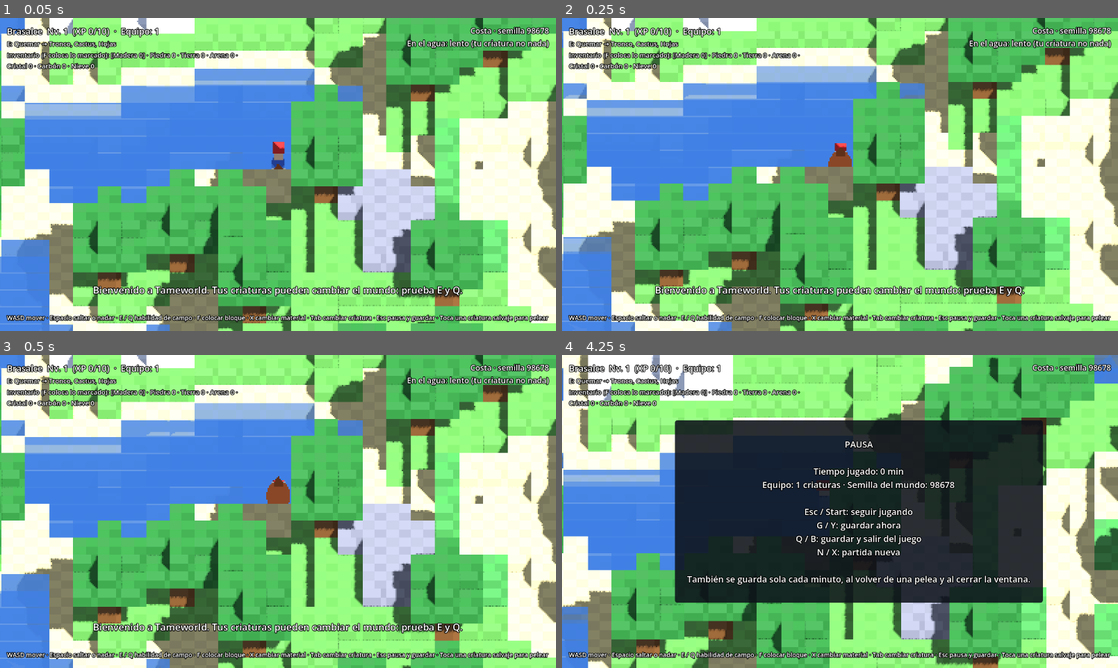
Above: before the commit, frames 1-4 (two rows, left to right).
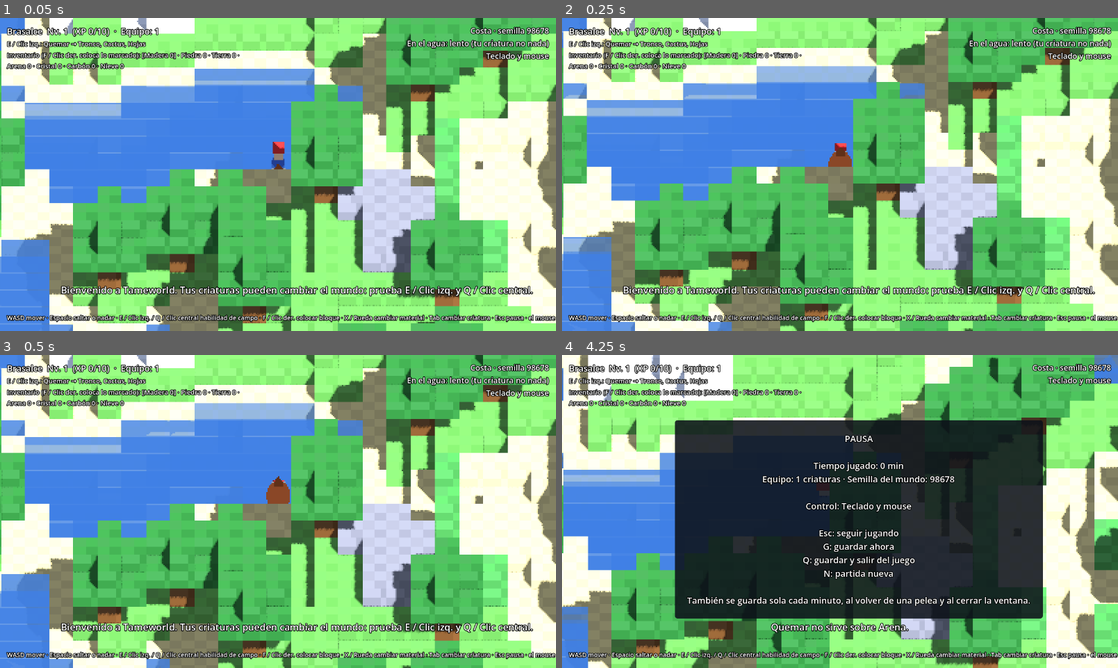
Above: after the commit, the same moments.

Repository: Ix94/TameWorld
Game: Godot game, scene res://scenes/world.tscn
Two runs of this game, one before a commit and one after it. Both use one fixed random seed, a clock stepped at 60 frames per second and the inputs below.
Inputs (mouse positions are in pixels of both pictures, inside the frame that each line leads up to):
- Up to frame 1 (0.05 s): no input
- Up to frame 2 (0.25 s): no input
- Up to frame 3 (0.5 s): no input
- Up to frame 4 (4.25 s): tap Enter at 0.5 s; move the mouse to (962, 495) at 0.52 s; hold D (move_right) 0.53-1.28 s; tap U (ability_1) at 0.6 s; click (962, 495) at 0.67 s; tap I (ability_2) at 0.8, 1.35 s; move the mouse to (728, 527) at 1.27 s; hold S (move_down) 1.28-2.03 s; click (728, 527) at 1.42 s; tap K (attack_heavy) at 1.55, 2.1 s; tap R (restart) at 2 s; move the mouse to (895, 442) at 2.02 s; hold D (move_right) 2.03-2.78 s; click (895, 442) at 2.17 s; tap J (attack_light) at 2.3, 2.85 s; move the mouse to (812, 574) at 2.77 s; hold W (move_up) 2.78-3.53 s; click (812, 574) at 2.92 s; tap C (capture) at 3.05, 3.6 s; move the mouse to (1006, 558) at 3.52 s; hold A (move_left) from 3.53 s (still down); click (1006, 558) at 3.67 s; tap Space (dodge) at 3.8 s; tap Escape (flee) at 4.15 s

The runs differ from the first frame. In frame 1, 4.2% of the frame differs, in the area x 1-100%, y 7-98%; in frame 2, 4.2%; in frame 3, 4.2%; in frame 4, 11%, in the area x 1-100%, y 6-98%.

Commit message:
Teclado y mouse como control principal y soporte de mandos
- Detecta el control en uso: teclado y mouse, Xbox, PlayStation,
  Nintendo Switch o genérico, y muestra los nombres correctos de sus botones
- Combate: los ataques apuntan hacia el cursor; clic izquierdo y derecho
  para golpes, Shift para esquivar, 1 y 2 para habilidades
- Mundo: el cursor elige el bloque, clic izquierdo y central para las
  habilidades de campo, clic derecho para colocar y rueda para el material
- La cruceta mueve en todos los mandos
- Textos de ayuda, pausa y mensajes con las teclas del control actual
- Pruebas de reconocimiento de mandos y nombres de botones

Co-Authored-By: Claude Opus 5.5 <noreply@anthropic.com>
Claude-Session: https://claude.ai/code/session_01FzmRypiesS7TP9caSz4KZA

Diff:
--- a/project.godot
+++ b/project.godot
@@ -13,6 +13,7 @@
 [autoload]
 
 InputSetup="*res://scripts/core/input_setup.gd"
+InputDevice="*res://scripts/core/input_device.gd"
 GameState="*res://scripts/core/game_state.gd"
 
 [display]
--- a/scripts/combat/combat_arena.gd
+++ b/scripts/combat/combat_arena.gd
@@ -8,8 +8,6 @@
 const CAMERA_PITCH_DEG := 40.0
 const CAMERA_DISTANCE := 30.0
 const CAMERA_SIZE := 15.0
-const HELP_TEXT := "WASD mover · Espacio esquivar · J golpe · K golpe fuerte · U / I habilidades · C capturar · Tab cambiar criatura · R nueva pelea"
-const WORLD_HELP_TEXT := "WASD mover · Espacio esquivar · J golpe · K golpe fuerte · U / I habilidades · C capturar · Esc huir al mundo"
 ## Segundos antes de volver al mundo cuando la pelea termina.
 const RETURN_DELAY := 2.5
 
@@ -88,6 +86,8 @@
 
 	_player_ctrl = PlayerController.new()
 	_player_ctrl.me = _player
+	_player_ctrl.camera = _camera
+	_player_ctrl.pixel_shrink = PIXEL_SHRINK
 	add_child(_player_ctrl)
 	_enemy_ai = AIController.new()
 	_enemy_ai.me = _enemy
@@ -326,9 +326,8 @@
 	_hud["status"] = status
 
 	var help := _make_label(14)
-	help.text = WORLD_HELP_TEXT if GameState.from_world else HELP_TEXT
 	root.add_child(help)
-	help.size = Vector2(1000.0, 24.0)
+	help.size = Vector2(1240.0, 24.0)
 	help.set_anchors_and_offsets_preset(Control.PRESET_BOTTOM_LEFT, Control.PRESET_MODE_KEEP_SIZE, 16)
 	_hud["help"] = help
 
@@ -377,7 +376,28 @@
 	return bar
 
 
+## Ayuda con los nombres de teclas o botones del control que se está usando.
+func _help_text() -> String:
+	var parts: PackedStringArray = [
+		"%s mover" % InputDevice.move_prompt(),
+		"%s esquivar" % InputDevice.prompt("dodge"),
+		"%s golpe" % InputDevice.prompt("attack_light"),
+		"%s golpe fuerte" % InputDevice.prompt("attack_heavy"),
+		"%s / %s habilidades" % [InputDevice.prompt("ability_1"), InputDevice.prompt("ability_2")],
+		"%s capturar" % InputDevice.prompt("capture"),
+	]
+	if GameState.from_world:
+		parts.append("%s huir al mundo" % InputDevice.prompt("flee"))
+	else:
+		parts.append("%s cambiar criatura" % InputDevice.prompt("next_creature"))
+		parts.append("%s nueva pelea" % InputDevice.prompt("restart"))
+	if InputDevice.using_mouse():
+		parts.append("el mouse apunta los ataques")
+	return " · ".join(parts)
+
+
 func _update_hud(delta: float) -> void:
+	(_hud["help"] as Label).text = _help_text()
 	_fill_panel(_hud["player"], _player, true)
 	_fill_panel(_hud["enemy"], _enemy, false)
 	(_hud["status"] as Label).text = "Cristales: %d · Equipo: %d criaturas" % [GameState.capture_orbs, GameState.roster.size()]
@@ -405,11 +425,11 @@
 		info.text = "Debilitada: ya no se puede capturar."
 	else:
 		var chance := CombatRules.capture_chance(data.catch_rate, creature.hp_ratio(), creature.is_stunned())
-		info.text = "Captura (C): %d%%" % roundi(chance * 100.0)
+		info.text = "Captura (%s): %d%%" % [InputDevice.prompt("capture"), roundi(chance * 100.0)]
 
 
 func _abilities_text(creature: Creature) -> String:
-	var keys := ["U", "I"]
+	var keys := [InputDevice.prompt("ability_1"), InputDevice.prompt("ability_2")]
 	var parts: PackedStringArray = []
 	for i in mini(keys.size(), creature.data.ability_ids.size()):
 		var ability := AbilityLibrary.find(creature.data.ability_ids[i])
--- a/scripts/combat/player_controller.gd
+++ b/scripts/combat/player_controller.gd
@@ -2,8 +2,12 @@
 extends Node
 ## Traduce los controles del jugador en órdenes para su criatura.
 ## La cámara no gira, así que "arriba" en el mando es -Z en el mundo.
+## Con teclado y mouse, la criatura ataca hacia el cursor; con mando, apunta sola al rival.
 
 var me: Creature
+var camera: Camera3D
+## Cuántas veces más pequeña es la imagen 3D que la ventana (look pixel art).
+var pixel_shrink := 1
 
 
 func _physics_process(_delta: float) -> void:
@@ -11,6 +15,7 @@
 		return
 	var stick := Input.get_vector("move_left", "move_right", "move_up", "move_down")
 	me.move_input = Vector3(stick.x, 0.0, stick.y)
+	me.aim_direction = _mouse_aim() if InputDevice.using_mouse() else Vector3.ZERO
 	if Input.is_action_just_pressed("dodge"):
 		me.try_dodge()
 	elif Input.is_action_just_pressed("attack_light"):
@@ -21,3 +26,18 @@
 		me.try_ability(0)
 	elif Input.is_action_just_pressed("ability_2"):
 		me.try_ability(1)
+
+
+## Punto del suelo bajo el cursor, como dirección desde la criatura.
+func _mouse_aim() -> Vector3:
+	if camera == null:
+		return Vector3.ZERO
+	var mouse := get_viewport().get_mouse_position() / float(pixel_shrink)
+	var origin := camera.project_ray_origin(mouse)
+	var direction := camera.project_ray_normal(mouse)
+	if absf(direction.y) < 0.001:
+		return Vector3.ZERO
+	var ground := origin + direction * (-origin.y / direction.y)
+	var aim := ground - me.global_position
+	aim.y = 0.0
+	return aim
--- /dev/null
+++ b/scripts/core/control_prompts.gd
@@ -0,0 +1,112 @@
+class_name ControlPrompts
+extends RefCounted
+## Nombres de teclas y botones según el control que se use.
+## Godot reconoce cientos de mandos (Xbox, PlayStation, Nintendo, genéricos) con la
+## base de datos de SDL y les da la misma distribución física: el botón de abajo es
+## siempre JOY_BUTTON_A. Aquí solo cambia el NOMBRE que se muestra en pantalla.
+
+enum Family { KEYBOARD_MOUSE, XBOX, PLAYSTATION, NINTENDO, GENERIC }
+
+const FAMILY_NAMES := ["Teclado y mouse", "Mando de Xbox", "Mando de PlayStation", "Mando de Nintendo", "Mando genérico"]
+
+const PLAYSTATION_WORDS := ["playstation", "dualsense", "dualshock", "ps3", "ps4", "ps5", "sony"]
+const NINTENDO_WORDS := ["nintendo", "switch", "pro controller", "joy-con", "joycon"]
+const XBOX_WORDS := ["xbox", "xinput", "microsoft"]
+
+const BUTTONS := {
+	Family.XBOX: {
+		JOY_BUTTON_A: "A", JOY_BUTTON_B: "B", JOY_BUTTON_X: "X", JOY_BUTTON_Y: "Y",
+		JOY_BUTTON_LEFT_SHOULDER: "LB", JOY_BUTTON_RIGHT_SHOULDER: "RB",
+		JOY_BUTTON_BACK: "View", JOY_BUTTON_START: "Menu",
+	},
+	Family.PLAYSTATION: {
+		JOY_BUTTON_A: "Cruz", JOY_BUTTON_B: "Círculo", JOY_BUTTON_X: "Cuadrado", JOY_BUTTON_Y: "Triángulo",
+		JOY_BUTTON_LEFT_SHOULDER: "L1", JOY_BUTTON_RIGHT_SHOULDER: "R1",
+		JOY_BUTTON_BACK: "Create", JOY_BUTTON_START: "Options",
+	},
+	# En Nintendo la A está a la derecha y la B abajo.
+	Family.NINTENDO: {
+		JOY_BUTTON_A: "B", JOY_BUTTON_B: "A", JOY_BUTTON_X: "Y", JOY_BUTTON_Y: "X",
+		JOY_BUTTON_LEFT_SHOULDER: "L", JOY_BUTTON_RIGHT_SHOULDER: "R",
+		JOY_BUTTON_BACK: "-", JOY_BUTTON_START: "+",
+	},
+	Family.GENERIC: {
+		JOY_BUTTON_A: "Botón abajo", JOY_BUTTON_B: "Botón derecho", JOY_BUTTON_X: "Botón izquierdo",
+		JOY_BUTTON_Y: "Botón arriba", JOY_BUTTON_LEFT_SHOULDER: "L1", JOY_BUTTON_RIGHT_SHOULDER: "R1",
+		JOY_BUTTON_BACK: "Select", JOY_BUTTON_START: "Start",
+	},
+}
+
+
+## Familia del mando a partir del nombre que informa el sistema.
+static func family_for(joy_name: String) -> Family:
+	var lower := joy_name.to_lower()
+	if _contains_any(lower, PLAYSTATION_WORDS):
+		return Family.PLAYSTATION
+	if _contains_any(lower, NINTENDO_WORDS):
+		return Family.NINTENDO
+	if _contains_any(lower, XBOX_WORDS):
+		return Family.XBOX
+	return Family.GENERIC
+
+
+static func button_label(family: int, button: int) -> String:
+	var table: Dictionary = BUTTONS.get(family, BUTTONS[Family.GENERIC])
+	return table.get(button, "Botón %d" % button)
+
+
+static func key_label(keycode: Key) -> String:
+	match keycode:
+		KEY_SPACE:
+			return "Espacio"
+		KEY_ESCAPE:
+			return "Esc"
+		KEY_SHIFT:
+			return "Shift"
+		_:
+			return OS.get_keycode_string(keycode)
+
+
+static func mouse_label(button: MouseButton) -> String:
+	match button:
+		MOUSE_BUTTON_LEFT:
+			return "Clic izq."
+		MOUSE_BUTTON_RIGHT:
+			return "Clic der."
+		MOUSE_BUTTON_MIDDLE:
+			return "Clic central"
+		MOUSE_BUTTON_WHEEL_UP, MOUSE_BUTTON_WHEEL_DOWN:
+			return "Rueda"
+		_:
+			return "Botón del mouse %d" % button
+
+
+## Texto corto con las teclas o botones de una acción, por ejemplo "E / Clic izq.".
+static func for_action(action: String, family: int) -> String:
+	var labels: PackedStringArray = []
+	if InputMap.has_action(action):
+		for event in InputMap.action_get_events(action):
+			var label := ""
+			if family == Family.KEYBOARD_MOUSE:
+				if event is InputEventKey:
+					label = key_label((event as InputEventKey).physical_keycode)
+				elif event is InputEventMouseButton:
+					label = mouse_label((event as InputEventMouseButton).button_index)
+			elif event is InputEventJoypadButton:
+				label = button_label(family, (event as InputEventJoypadButton).button_index)
+			if not label.is_empty() and not labels.has(label):
+				labels.append(label)
+	if labels.is_empty():
+		return "?"
+	return " / ".join(labels.slice(0, 2))
+
+
+static func move_label(family: int) -> String:
+	return "WASD" if family == Family.KEYBOARD_MOUSE else "Stick izq."
+
+
+static func _contains_any(text: String, words: Array) -> bool:
+	for word: String in words:
+		if text.contains(word):
+			return true
+	return false
--- /dev/null
+++ b/scripts/core/input_device.gd
@@ -0,0 +1,48 @@
+extends Node
+## Detecta qué control usó el jugador por última vez (teclado y mouse o un mando)
+## para mostrar en pantalla los nombres de botones correctos.
+
+signal changed(family: int)
+
+const STICK_DEADZONE := 0.4
+## Movimiento mínimo del mouse (en píxeles) para considerar que se está usando.
+const MOUSE_MOTION_MIN := 3.0
+
+var family: int = ControlPrompts.Family.KEYBOARD_MOUSE
+
+
+func _input(event: InputEvent) -> void:
+	var detected := family
+	if event is InputEventKey or event is InputEventMouseButton:
+		detected = ControlPrompts.Family.KEYBOARD_MOUSE
+	elif event is InputEventMouseMotion:
+		if (event as InputEventMouseMotion).relative.length() < MOUSE_MOTION_MIN:
+			return
+		detected = ControlPrompts.Family.KEYBOARD_MOUSE
+	elif event is InputEventJoypadButton:
+		detected = ControlPrompts.family_for(Input.get_joy_name(event.device))
+	elif event is InputEventJoypadMotion:
+		if absf((event as InputEventJoypadMotion).axis_value) < STICK_DEADZONE:
+			return
+		detected = ControlPrompts.family_for(Input.get_joy_name(event.device))
+	else:
+		return
+	if detected != family:
+		family = detected
+		changed.emit(family)
+
+
+func using_mouse() -> bool:
+	return family == ControlPrompts.Family.KEYBOARD_MOUSE
+
+
+func prompt(action: String) -> String:
+	return ControlPrompts.for_action(action, family)
+
+
+func move_prompt() -> String:
+	return ControlPrompts.move_label(family)
+
+
+func family_name() -> String:
+	return ControlPrompts.FAMILY_NAMES[family]
--- a/scripts/core/input_setup.gd
+++ b/scripts/core/input_setup.gd
@@ -1,6 +1,8 @@
 extends Node
 ## Registra los controles por código, así no dependen del editor.
-## Teclado y mando. Para el coop local futuro: repetir con el prefijo "p2_"
+## Teclado y mouse (control principal) y cualquier mando: Xbox, PlayStation, Nintendo
+## o genérico. Godot usa la misma distribución física para todos los mandos.
+## Para el coop en pantalla dividida (etapa 12): repetir con el prefijo "p2_"
 ## y filtrar por `device` en cada evento de mando.
 
 const KEYS := {
@@ -8,11 +10,11 @@
 	"move_right": [KEY_D, KEY_RIGHT],
 	"move_up": [KEY_W, KEY_UP],
 	"move_down": [KEY_S, KEY_DOWN],
-	"dodge": [KEY_SPACE],
+	"dodge": [KEY_SPACE, KEY_SHIFT],
 	"attack_light": [KEY_J],
 	"attack_heavy": [KEY_K],
-	"ability_1": [KEY_U],
-	"ability_2": [KEY_I],
+	"ability_1": [KEY_U, KEY_1],
+	"ability_2": [KEY_I, KEY_2],
 	"capture": [KEY_C],
 	"next_creature": [KEY_TAB],
 	"restart": [KEY_R],
@@ -52,6 +54,25 @@
 }
 
 
+## Botones del mouse. El mismo clic hace cosas distintas en el combate y en el mundo.
+const MOUSE_BUTTONS := {
+	"attack_light": [MOUSE_BUTTON_LEFT],
+	"attack_heavy": [MOUSE_BUTTON_RIGHT],
+	"field_1": [MOUSE_BUTTON_LEFT],
+	"field_2": [MOUSE_BUTTON_MIDDLE],
+	"place_block": [MOUSE_BUTTON_RIGHT],
+	"next_material": [MOUSE_BUTTON_WHEEL_UP, MOUSE_BUTTON_WHEEL_DOWN],
+}
+
+## La cruceta también mueve, para mandos sin stick o de estilo retro.
+const DPAD := {
+	"move_left": JOY_BUTTON_DPAD_LEFT,
+	"move_right": JOY_BUTTON_DPAD_RIGHT,
+	"move_up": JOY_BUTTON_DPAD_UP,
+	"move_down": JOY_BUTTON_DPAD_DOWN,
+}
+
+
 func _ready() -> void:
 	for action: String in KEYS:
 		_ensure_action(action)
@@ -65,6 +86,18 @@
 		var index: int = PAD_BUTTONS[action]
 		button.button_index = index as JoyButton
 		InputMap.action_add_event(action, button)
+	for action: String in MOUSE_BUTTONS:
+		_ensure_action(action)
+		for button_index: int in MOUSE_BUTTONS[action]:
+			var click := InputEventMouseButton.new()
+			click.button_index = button_index as MouseButton
+			InputMap.action_add_event(action, click)
+	for action: String in DPAD:
+		_ensure_action(action)
+		var dpad := InputEventJoypadButton.new()
+		var dpad_index: int = DPAD[action]
+		dpad.button_index = dpad_index as JoyButton
+		InputMap.action_add_event(action, dpad)
 	_add_axis("move_left", JOY_AXIS_LEFT_X, -1.0)
 	_add_axis("move_right", JOY_AXIS_LEFT_X, 1.0)
 	_add_axis("move_up", JOY_AXIS_LEFT_Y, -1.0)
--- a/scripts/creatures/creature.gd
+++ b/scripts/creatures/creature.gd
@@ -38,6 +38,8 @@
 ## Dirección deseada en el plano XZ (longitud 0 a 1).
 var move_input := Vector3.ZERO
 var facing := Vector3.FORWARD
+## Dirección de apuntado con el mouse. Si es cero, la criatura apunta sola al rival.
+var aim_direction := Vector3.ZERO
 ## Mayor que 1 = el ataque tarda más en salir (la IA lo usa para que se pueda esquivar).
 var windup_scale := 1.0
 var target: Creature
@@ -197,7 +199,10 @@
 				_turn_towards(move_input, delta)
 		State.WINDUP:
 			horizontal = horizontal.move_toward(Vector3.ZERO, 40.0 * delta)
-			_face_target(delta)
+			if aim_direction.length() > 0.1:
+				_turn_towards(aim_direction, delta)
+			else:
+				_face_target(delta)
 			if state_time >= float(_attack["windup"]) * windup_scale:
 				horizontal = _begin_active()
 		State.ACTIVE:
@@ -244,7 +249,10 @@
 	_attack = attack
 	_attack_element = element
 	_has_hit = false
-	_face_target(-1.0)
+	if aim_direction.length() > 0.1:
+		look_along(aim_direction)
+	else:
+		_face_target(-1.0)
 	_enter(State.WINDUP)
 	_show_telegraph(true)
 	return true
--- a/scripts/world/world.gd
+++ b/scripts/world/world.gd
@@ -15,7 +15,8 @@
 ## Hasta cuántos bloques por encima de los pies se puede alcanzar.
 const REACH_UP := 2
 const NO_CELL := Vector3i(-1, -1, -1)
-const HELP_TEXT := "WASD mover · Espacio saltar o nadar · E / Q habilidad de campo · F colocar bloque · X cambiar material · Tab cambiar criatura · Esc pausa y guardar · Toca una criatura salvaje para pelear"
+## Distancia máxima (en bloques) a la que se puede elegir un bloque con el mouse.
+const MOUSE_REACH := 3.5
 ## Cada cuántos segundos se guarda la partida sola.
 const AUTOSAVE_SECONDS := 60.0
 
@@ -58,10 +59,10 @@
 	_build_hud()
 	_refresh_follower()
 	if GameState.loaded_from_save:
-		_show_message("Partida cargada (%s jugados). Esc para pausa y guardar." % GameState.play_time_text())
+		_show_message("Partida cargada (%s jugados). %s para pausa y guardar." % [GameState.play_time_text(), InputDevice.prompt("pause")])
 		GameState.loaded_from_save = false
 	else:
-		_show_message("Bienvenido a Tameworld. Tus criaturas pueden cambiar el mundo: prueba E y Q.")
+		_show_message("Bienvenido a Tameworld. Tus criaturas pueden cambiar el mundo: prueba %s y %s." % [InputDevice.prompt("field_1"), InputDevice.prompt("field_2")])
 	_save()
 
 
@@ -268,8 +269,37 @@
 	return column.x >= 0 and column.y >= 0 and column.x < WorldGen.SIZE and column.y < WorldGen.SIZE
 
 
-## El bloque más alto delante del jugador que esté a su alcance (sin contar el agua).
+## Con mouse: el bloque bajo el cursor si está al alcance. Devuelve {} si no hay.
+## "cell" es el bloque apuntado y "place" la celda vacía junto a la cara apuntada.
+func _mouse_hit() -> Dictionary:
+	if not InputDevice.using_mouse():
+		return {}
+	var mouse := get_viewport().get_mouse_position() / float(PIXEL_SHRINK)
+	var origin := _camera.project_ray_origin(mouse)
+	var query := PhysicsRayQueryParameters3D.create(origin, origin + _camera.project_ray_normal(mouse) * 300.0)
+	query.exclude = [_trainer.get_rid()]
+	var hit := _world3d.get_world_3d().direct_space_state.intersect_ray(query)
+	if hit.is_empty():
+		return {}
+	var point: Vector3 = hit["position"]
+	var normal: Vector3 = hit["normal"]
+	var cell := _cell_of(point - normal * 0.5)
+	if not _within_reach(cell):
+		return {}
+	return {"cell": cell, "place": _cell_of(point + normal * 0.5)}
+
+
+func _within_reach(cell: Vector3i) -> bool:
+	var feet := floori(_trainer.global_position.y + 0.05)
+	var flat := Vector2(cell.x + 0.5 - _trainer.global_position.x, cell.z + 0.5 - _trainer.global_position.z)
+	return flat.length() <= MOUSE_REACH and cell.y <= feet + REACH_UP and cell.y >= feet - 3
+
+
+## El bloque elegido: el del cursor (mouse) o el más alto delante del jugador (mando).
 func _target_cell() -> Vector3i:
+	var hit := _mouse_hit()
+	if not hit.is_empty():
+		return hit["cell"]
 	var column := _front_column()
 	if not _in_bounds(column):
 		return NO_CELL
@@ -289,7 +319,7 @@
 func _use_field_ability(slot: int) -> void:
 	var data := GameState.active_creature()
 	if slot >= data.field_ability_ids.size():
-		_show_message("%s no tiene habilidad de campo en %s." % [data.display_name(), "Q" if slot == 1 else "E"])
+		_show_message("%s no tiene habilidad de campo en %s." % [data.display_name(), InputDevice.prompt("field_2" if slot == 1 else "field_1")])
 		return
 	var ability_id := data.field_ability_ids[slot]
 	var ability_name := FieldAbilities.name_of(ability_id)
@@ -336,21 +366,33 @@
 	if GameState.item_count(material) <= 0:
 		_show_message("No tienes %s. Consíguela con las habilidades de tus criaturas." % material)
 		return
-	var column := _front_column()
 	var own := _cell_of(_trainer.global_position)
-	if not _in_bounds(column) or column == Vector2i(own.x, own.z):
-		return
-	var top := _target_cell()
-	var y := 0 if top == NO_CELL else top.y + 1
-	if y > own.y + REACH_UP:
+	var cell := _place_cell(own)
+	if cell == NO_CELL or cell == own or cell == own + Vector3i.UP:
+		return
+	if cell.y > own.y + REACH_UP:
 		_show_message("Demasiado alto.")
 		return
-	var cell := Vector3i(column.x, y, column.y)
 	var existing := _grid.get_cell_item(cell)
 	if existing != GridMap.INVALID_CELL_ITEM and existing != Blocks.Id.WATER:
 		return
 	GameState.take_item(material)
 	_set_block(cell, Blocks.PLACEABLE[material])
+
+
+## Celda donde se colocaría un bloque: junto a la cara apuntada con el mouse,
+## o encima del bloque más alto delante del jugador.
+func _place_cell(own: Vector3i) -> Vector3i:
+	var hit := _mouse_hit()
+	if not hit.is_empty():
+		var place: Vector3i = hit["place"]
+		var inside := place.x >= 0 and place.z >= 0 and place.x < WorldGen.SIZE and place.z < WorldGen.SIZE and place.y >= 0
+		return place if inside else NO_CELL
+	var column := _front_column()
+	if not _in_bounds(column) or column == Vector2i(own.x, own.z):
+		return NO_CELL
+	var top := _target_cell()
+	return Vector3i(column.x, 0 if top == NO_CELL else top.y + 1, column.y)
 
 
 func _update_highlight() -> void:
@@ -410,6 +452,7 @@
 
 
 func _handle_pause_menu() -> void:
+	_refresh_pause_text()
 	if Input.is_action_just_pressed("pause"):
 		_close_pause_menu()
 	elif Input.is_action_just_pressed("save_game"):
@@ -436,14 +479,16 @@
 		"Tiempo jugado: %s" % GameState.play_time_text(),
 		"Equipo: %d criaturas · Semilla del mundo: %d" % [GameState.roster.size(), GameState.world_seed],
 		"",
-		"Esc / Start: seguir jugando",
-		"G / Y: guardar ahora",
-		"Q / B: guardar y salir del juego",
+		"Control: %s" % InputDevice.family_name(),
+		"",
+		"%s: seguir jugando" % InputDevice.prompt("pause"),
+		"%s: guardar ahora" % InputDevice.prompt("save_game"),
+		"%s: guardar y salir del juego" % InputDevice.prompt("quit_game"),
 	]
 	if _confirm_new_game:
-		lines.append("N / X otra vez: CONFIRMAR partida nueva (se borra la actual)")
+		lines.append("%s otra vez: CONFIRMAR partida nueva (se borra la actual)" % InputDevice.prompt("new_game"))
 	else:
-		lines.append("N / X: partida nueva")
+		lines.append("%s: partida nueva" % InputDevice.prompt("new_game"))
 	lines.append("")
 	lines.append("También se guarda sola cada minuto, al volver de una pelea y al cerrar la ventana.")
 	_pause_label.text = "\n".join(lines)
@@ -478,8 +523,8 @@
 	_hud["place"] = place
 
 	var help := _make_label(14)
-	help.text = HELP_TEXT
 	root.add_child(help)
+	_hud["help"] = help
 	help.size = Vector2(1240.0, 24.0)
 	help.set_anchors_and_offsets_preset(Control.PRESET_BOTTOM_LEFT, Control.PRESET_MODE_KEEP_SIZE, 16)
 
@@ -513,11 +558,29 @@
 	return label
 
 
+## Ayuda con los nombres de teclas o botones del control que se está usando.
+func _help_text() -> String:
+	var parts: PackedStringArray = [
+		"%s mover" % InputDevice.move_prompt(),
+		"%s saltar o nadar" % InputDevice.prompt("jump"),
+		"%s / %s habilidad de campo" % [InputDevice.prompt("field_1"), InputDevice.prompt("field_2")],
+		"%s colocar bloque" % InputDevice.prompt("place_block"),
+		"%s cambiar material" % InputDevice.prompt("next_material"),
+		"%s cambiar criatura" % InputDevice.prompt("next_creature"),
+		"%s pausa" % InputDevice.prompt("pause"),
+	]
+	if InputDevice.using_mouse():
+		parts.append("el mouse elige el bloque")
+	parts.append("toca una criatura salvaje para pelear")
+	return " · ".join(parts)
+
+
 func _update_hud(delta: float) -> void:
+	(_hud["help"] as Label).text = _help_text()
 	var data := GameState.active_creature()
 	(_hud["creature"] as Label).text = "%s  Nv. %d  (XP %d/%d)  ·  Equipo: %d" % [data.display_name(), data.level, data.xp, data.xp_to_next(), GameState.roster.size()]
 	var lines: PackedStringArray = []
-	var keys := ["E", "Q"]
+	var keys := [InputDevice.prompt("field_1"), InputDevice.prompt("field_2")]
 	for i in mini(keys.size(), data.field_ability_ids.size()):
 		var id := data.field_ability_ids[i]
 		lines.append("%s: %s → %s" % [keys[i], FieldAbilities.name_of(id), FieldAbilities.targets_text(id)])
@@ -531,14 +594,14 @@
 		if item == Blocks.MATERIAL_ORDER[_material_index]:
 			text = "[%s]" % text
 		items.append(text)
-	(_hud["inventory"] as Label).text = "Inventario (F coloca lo marcado): " + " · ".join(items)
+	(_hud["inventory"] as Label).text = "Inventario (%s coloca lo marcado): %s" % [InputDevice.prompt("place_block"), " · ".join(items)]
 
 	var column := _cell_of(_trainer.global_position)
 	var biome := _gen.biome_at(clampi(column.x, 0, WorldGen.SIZE - 1), clampi(column.z, 0, WorldGen.SIZE - 1))
 	var water_text := ""
 	if _trainer.in_water:
 		water_text = "\nNadando" if _trainer.can_swim else "\nEn el agua: lento (tu criatura no nada)"
-	(_hud["place"] as Label).text = "%s · semilla %d%s" % [WorldGen.biome_name(biome), GameState.world_seed, water_text]
+	(_hud["place"] as Label).text = "%s · semilla %d%s\n%s" % [WorldGen.biome_name(biome), GameState.world_seed, water_text, InputDevice.family_name()]
 
 	_message_time = maxf(0.0, _message_time - delta)
 	(_hud["message"] as Label).modulate.a = clampf(_message_time, 0.0, 1.0)
--- a/tests/run_tests.gd
+++ b/tests/run_tests.gd
@@ -26,6 +26,7 @@
 	_test_field_abilities()
 	_test_world_gen()
 	_test_save_game()
+	_test_control_prompts()
 	if _failures == 0:
 		print("OK: %d comprobaciones pasaron." % _checks)
 		quit(0)
@@ -192,3 +193,31 @@
 	_check(copy.call("apply_save", {}) == false, "Un archivo vacío o dañado no se carga")
 	original.free()
 	copy.free()
+
+
+func _test_control_prompts() -> void:
+	_check(ControlPrompts.family_for("Xbox Series Controller") == ControlPrompts.Family.XBOX, "Reconoce un mando de Xbox")
+	_check(ControlPrompts.family_for("DualSense Wireless Controller") == ControlPrompts.Family.PLAYSTATION, "Reconoce un DualSense de PlayStation")
+	_check(ControlPrompts.family_for("PS4 Controller") == ControlPrompts.Family.PLAYSTATION, "Reconoce un DualShock 4")
+	_check(ControlPrompts.family_for("Nintendo Switch Pro Controller") == ControlPrompts.Family.NINTENDO, "Reconoce el Pro Controller de Switch")
+	_check(ControlPrompts.family_for("USB Gamepad") == ControlPrompts.Family.GENERIC, "Un mando desconocido se trata como genérico")
+	_check(ControlPrompts.button_label(ControlPrompts.Family.XBOX, JOY_BUTTON_A) == "A", "Xbox: el botón de abajo es A")
+	_check(ControlPrompts.button_label(ControlPrompts.Family.PLAYSTATION, JOY_BUTTON_A) == "Cruz", "PlayStation: el botón de abajo es Cruz")
+	_check(ControlPrompts.button_label(ControlPrompts.Family.NINTENDO, JOY_BUTTON_A) == "B", "Nintendo: el botón de abajo es B")
+	_check(ControlPrompts.button_label(ControlPrompts.Family.NINTENDO, JOY_BUTTON_B) == "A", "Nintendo: el botón de la derecha es A")
+
+	var setup: Node = load("res://scripts/core/input_setup.gd").new()
+	setup.call("_ready")
+	setup.free()
+	_check(ControlPrompts.for_action("dodge", ControlPrompts.Family.KEYBOARD_MOUSE) == "Espacio / Shift", "Teclado: esquivar con Espacio o Shift")
+	_check(ControlPrompts.for_action("attack_light", ControlPrompts.Family.KEYBOARD_MOUSE) == "J / Clic izq.", "Teclado y mouse: golpe con J o clic izquierdo")
+	_check(ControlPrompts.for_action("field_1", ControlPrompts.Family.KEYBOARD_MOUSE) == "E / Clic izq.", "Mundo: habilidad de campo con E o clic izquierdo")
+	_check(ControlPrompts.for_action("dodge", ControlPrompts.Family.PLAYSTATION) == "Círculo", "PlayStation: esquivar con Círculo")
+	_check(ControlPrompts.for_action("jump", ControlPrompts.Family.NINTENDO) == "B", "Nintendo: saltar con B (botón de abajo)")
+	_check(ControlPrompts.for_action("pause", ControlPrompts.Family.XBOX) == "Menu", "Xbox: pausa con Menu")
+	for action: String in ["move_left", "move_right", "move_up", "move_down"]:
+		var has_dpad := false
+		for event in InputMap.action_get_events(action):
+			if event is InputEventJoypadButton:
+				has_dpad = true
+		_check(has_dpad, "La cruceta también sirve para %s" % action)
